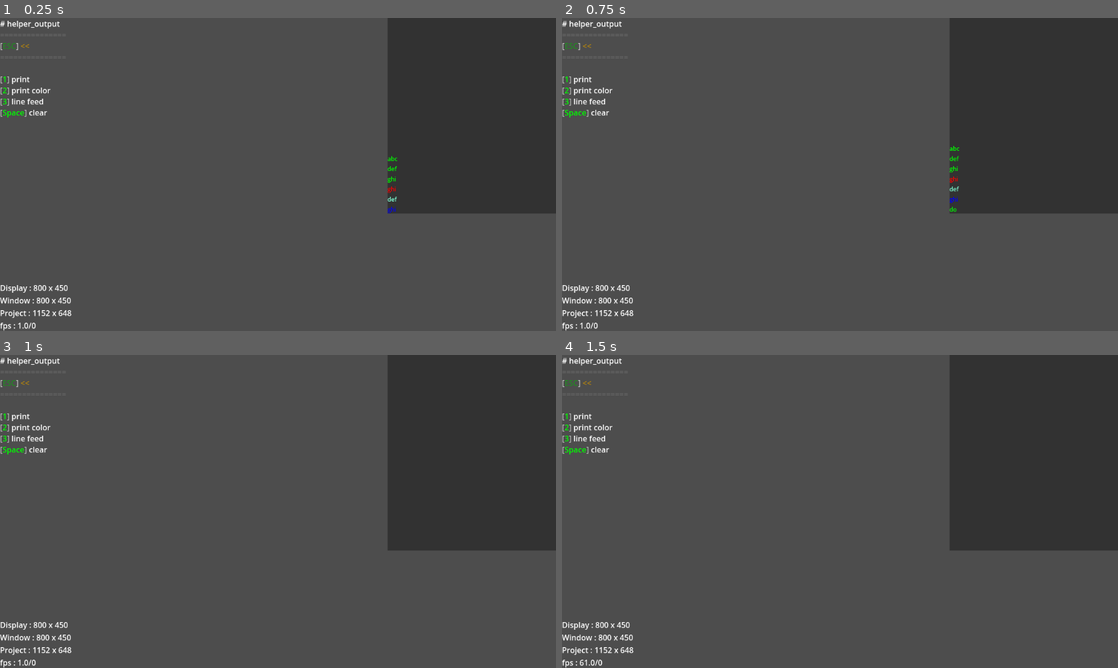
Above: before the commit, frames 1-4 (two rows, left to right).
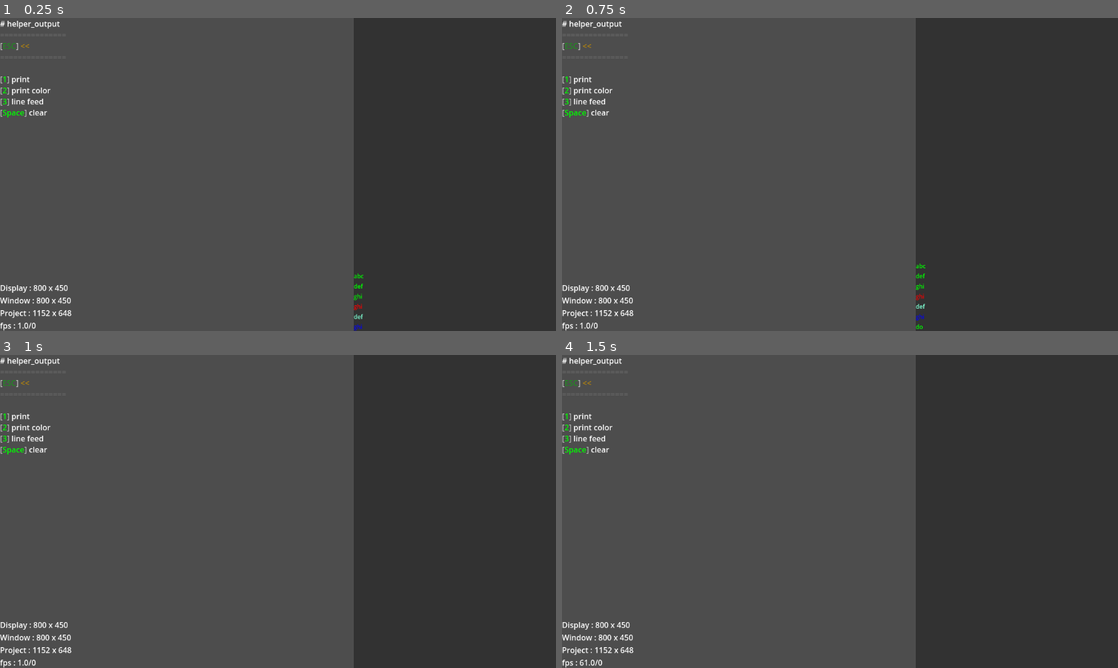
Above: after the commit, the same moments.

Repository: R2Road/godot_play_tool
Game: Godot game, scene res://test_helper/test_helper___output.tscn
Same seed, same stepped clock (60 frames per second), same inputs: the game is played once before the commit and once after it. This scene is started directly instead of the project's main scene.
Inputs (mouse positions are in pixels of both pictures, inside the frame that each line leads up to):
- Up to frame 1 (0.25 s): no input
- Up to frame 2 (0.75 s): tap Enter at 0.5 s; move the mouse to (962, 158) at 0.52 s; hold D from 0.53 s (still down); tap 1 at 0.6 s; click (962, 158) at 0.67 s
- Up to frame 3 (1 s): keep holding D; tap Space at 0.77 s
- Up to frame 4 (1.5 s): release D at 1.25 s; drag from (728, 527) to (812, 574) at 1.27 s

The runs differ from the first frame. In frame 1, 17% of the frame differs, in the area x 63-100%, y 0-100%; in frame 2, 17%; in frame 3, 17%; in frame 4, 17%.
Error in both runs: Assertion failed. (res://addons/godot_play_tool/gdpt_global.gd:75)

Commit message:
update test

Diff:
--- a/project/test_helper/test_helper___output.tscn
+++ b/project/test_helper/test_helper___output.tscn
@@ -5,9 +5,18 @@
 
 [node name="test_helper___output" type="Node2D" node_paths=PackedStringArray("helper_output")]
 script = ExtResource("1_kamgl")
-helper_output = NodePath("helper_output")
+helper_output = NodePath("CanvasLayer/helper_output")
 
-[node name="helper_output" parent="." instance=ExtResource("2_o0cdr")]
-offset_left = 803.0
-offset_right = 1152.0
+[node name="CanvasLayer" type="CanvasLayer" parent="."]
+
+[node name="helper_output" parent="CanvasLayer" instance=ExtResource("2_o0cdr")]
+anchors_preset = 11
+anchor_left = 1.0
+anchor_right = 1.0
+anchor_bottom = 1.0
+offset_left = -419.0
+offset_right = 0.0
+offset_bottom = 0.0
+grow_horizontal = 0
+grow_vertical = 2
 allowed_line_count = 50
